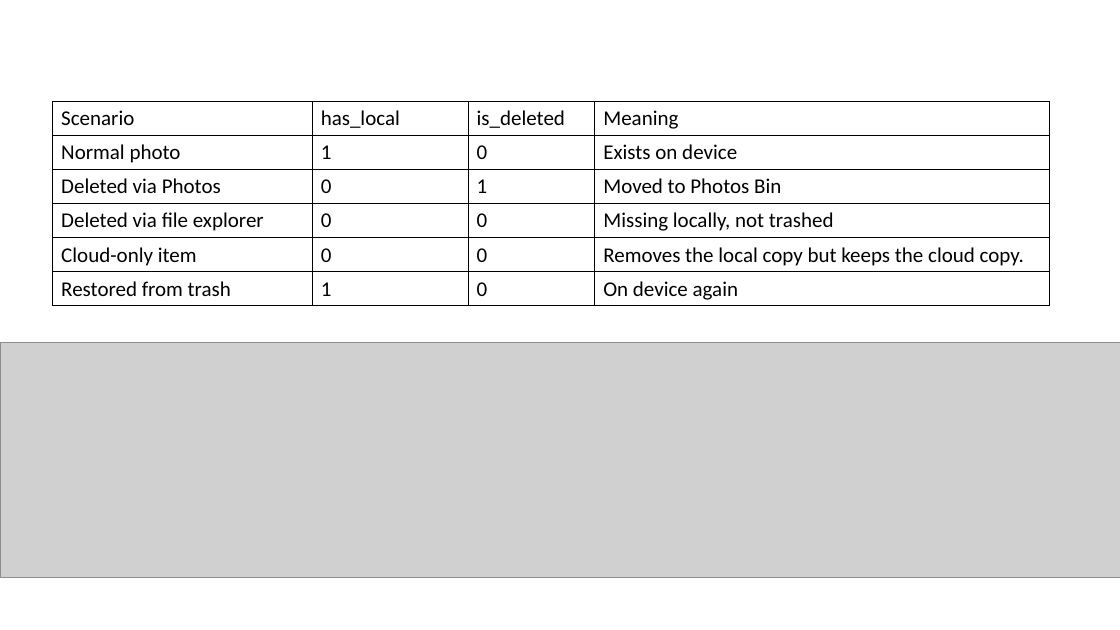
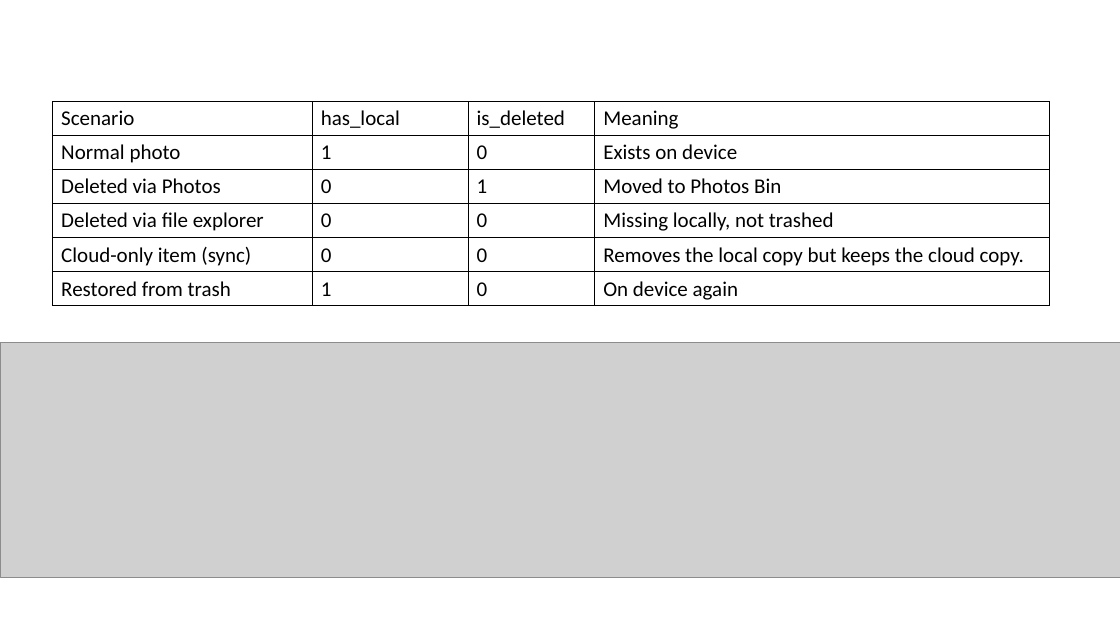
Before and after one commit to frankwxu/digital-forensics-lab, a slide deck: slide 21 of Android10/5_2_4_GMS_App_Investigations_Photos.pptx (slide 20 before the commit). Drawn at 1120x630 pixels with LibreOffice and Linux fonts; fonts in the diff are those of the drawing; grey boxes stand for pictures; background and template pictures are left out. Boxes give left, top, right and bottom in pixels: in the first picture for what was removed or moved away, otherwise in the second. Text is boxed around its words. In the diff, an @@ line names an element or a change of style, - is before the commit and + after.

```diff
--- a/Android10/5_2_4_GMS_App_Investigations_Photos.pptx
+++ b/Android10/5_2_4_GMS_App_Investigations_Photos.pptx
@@ table at <box>53,102,1050,304</box> @@
-row 5, column 1: Cloud-only item
+row 5, column 1: Cloud-only item (sync)
```
Also in this commit, not shown: 2 slides added.
